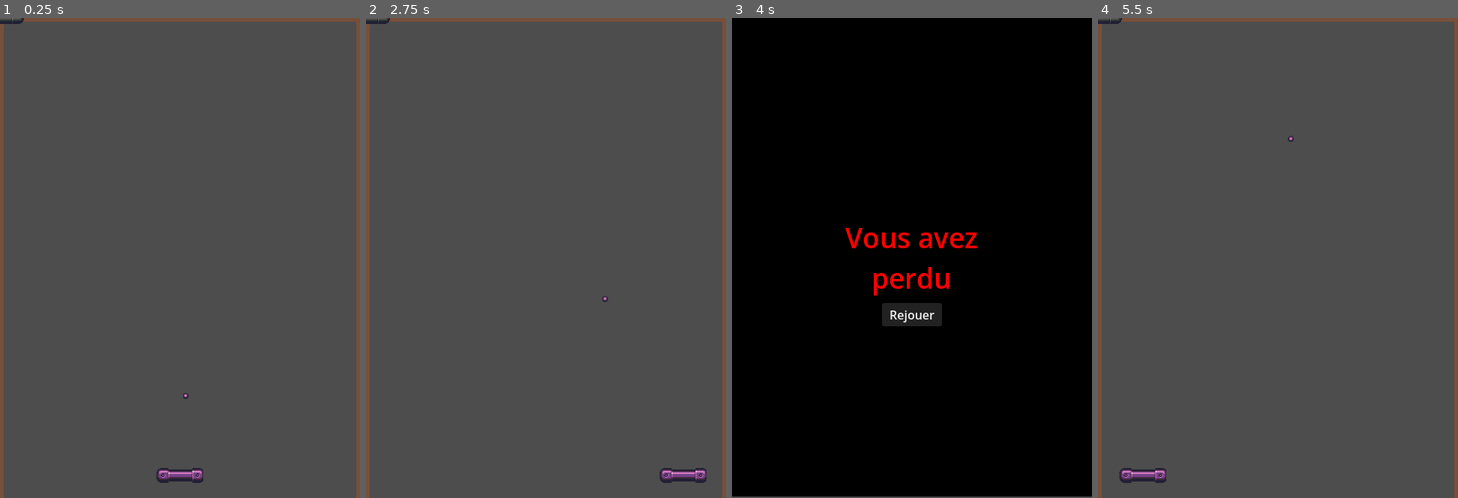
Above: before the commit, frames 1-4 (left to right).
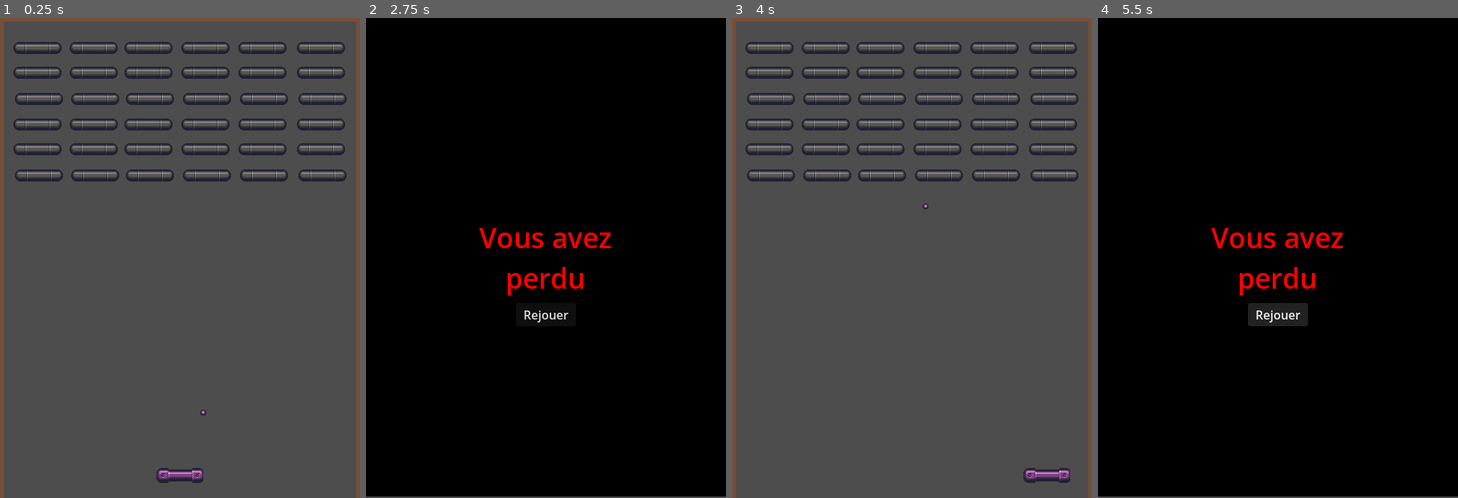
Above: after the commit, the same moments.

Repository: Bob-the-great-the-third/casse-brique
Game: Godot game, scene res://main.tscn
The game is run twice, just before and just after one commit, with the same random seed, the same clock (stepped at 60 frames per second) and the same inputs.
Inputs (mouse positions are in pixels of both pictures, inside the frame that each line leads up to):
- Up to frame 1 (0.25 s): no input
- Up to frame 2 (2.75 s): tap Enter at 0.5 s; hold Right (p1_right) 0.53-1.28 s; hold Left (p1_left) 1.28-2.03 s; hold Right (p1_right) from 2.03 s (still down)
- Up to frame 3 (4 s): release Right (p1_right) at 2.75 s; click (912, 315) at 2.75 s, where only the run after the commit has a clickable "Rejouer"; tap Space at 3.5 s; hold Right (p1_right) from 3.53 s (still down)
- Up to frame 4 (5.5 s): release Right (p1_right) at 4.25 s; click (1278, 315) at 4.25 s, where only the run before the commit has a clickable "Rejouer"; hold Left (p1_left) from 5.03 s (still down)

The runs differ from the first frame. In frame 1, 8.3% of the frame differs, in the area x 0-97%, y 0-83%; in frame 2, 100%, in the area x 0-100%, y 0-100%; in frame 3, 100%; in frame 4, 100%.

Commit message:
finished!

Diff:
--- a/balle/balle.gd
+++ b/balle/balle.gd
@@ -2,7 +2,7 @@
 
 # Called when the node enters the scene tree for the first time.
 func _ready():
-	linear_velocity = Vector2(randi() % 100 -50, 400)
+	linear_velocity = Vector2(randi() % 300 -50, 300)
 
 # Called every frame. 'delta' is the elapsed time since the previous frame.
 func _process(delta: float) -> void:
--- /dev/null
+++ b/brick/brick.gd
@@ -0,0 +1,19 @@
+extends StaticBody2D
+
+@onready var area = $Area2D
+signal brique_detruite
+
+# Called when the node enters the scene tree for the first time.
+func _ready() -> void:
+	add_to_group("brick")
+	area.body_entered.connect(_on_body_entered)
+
+
+# Called every frame. 'delta' is the elapsed time since the previous frame.
+func _process(delta: float) -> void:
+	pass
+
+func _on_body_entered(body: Node) -> void:
+	if body.is_in_group("balle"):
+		brique_detruite.emit()
+		queue_free()
--- a/brick/brick.tscn
+++ b/brick/brick.tscn
@@ -1,12 +1,33 @@
 [gd_scene format=3 uid="uid://dp1yqb0k7uo6p"]
 
 [ext_resource type="Texture2D" uid="uid://2thwofxduu8" path="res://breakout_pieces.png" id="1_1bmya"]
+[ext_resource type="Script" uid="uid://bcdjlro3dryqm" path="res://brick/brick.gd" id="1_84gwy"]
+
+[sub_resource type="PhysicsMaterial" id="PhysicsMaterial_84gwy"]
+friction = 0.0
+bounce = 1.0
 
 [sub_resource type="AtlasTexture" id="AtlasTexture_x8p52"]
 atlas = ExtResource("1_1bmya")
 region = Rect2(116, 112, 64, 16)
 
+[sub_resource type="RectangleShape2D" id="RectangleShape2D_x8p52"]
+size = Vector2(64, 16)
+
+[sub_resource type="RectangleShape2D" id="RectangleShape2D_pnbb7"]
+size = Vector2(64, 16)
+
 [node name="brick" type="StaticBody2D" unique_id=2045129821]
+physics_material_override = SubResource("PhysicsMaterial_84gwy")
+script = ExtResource("1_84gwy")
 
 [node name="Sprite2D" type="Sprite2D" parent="." unique_id=1412354582]
 texture = SubResource("AtlasTexture_x8p52")
+
+[node name="Area2D" type="Area2D" parent="." unique_id=1152832096]
+
+[node name="CollisionShape2D" type="CollisionShape2D" parent="Area2D" unique_id=737001557]
+shape = SubResource("RectangleShape2D_x8p52")
+
+[node name="CollisionShape2D" type="CollisionShape2D" parent="." unique_id=1138482431]
+shape = SubResource("RectangleShape2D_pnbb7")
--- /dev/null
+++ b/bricks.gd
@@ -0,0 +1,21 @@
+extends Node2D
+
+var briques_restantes = 0
+
+# Called when the node enters the scene tree for the first time.
+func _ready() -> void:
+	var briques = get_tree().get_nodes_in_group("brick")
+	briques_restantes = briques.size()
+	print("Nombre de briques trouvées : ", briques_restantes)
+	for b in briques:
+		b.brique_detruite.connect(_on_brique_detruite)
+
+func _on_brique_detruite() -> void:
+	print("triggered -> ", briques_restantes)
+	briques_restantes -= 1
+	if briques_restantes <= 0:
+		get_tree().change_scene_to_file("res://victoire.tscn")
+
+# Called every frame. 'delta' is the elapsed time since the previous frame.
+func _process(delta: float) -> void:
+	pass
--- a/main.tscn
+++ b/main.tscn
@@ -4,14 +4,11 @@
 [ext_resource type="PackedScene" uid="uid://cvg0qcecynpjf" path="res://balle/balle.tscn" id="2_0xm2m"]
 [ext_resource type="PackedScene" uid="uid://cwot1rhp0g035" path="res://murs/murs.tscn" id="3_h2yge"]
 [ext_resource type="Script" uid="uid://c8v84hobhwde8" path="res://fosse.gd" id="4_1bvp3"]
-[ext_resource type="Texture2D" uid="uid://2thwofxduu8" path="res://breakout_pieces.png" id="5_lquwl"]
+[ext_resource type="Script" uid="uid://c3jsynupa26gt" path="res://bricks.gd" id="5_7mycd"]
+[ext_resource type="PackedScene" uid="uid://dp1yqb0k7uo6p" path="res://brick/brick.tscn" id="5_lquwl"]
 
 [sub_resource type="RectangleShape2D" id="RectangleShape2D_x8p52"]
 size = Vector2(480, 20)
-
-[sub_resource type="AtlasTexture" id="AtlasTexture_x8p52"]
-atlas = ExtResource("5_lquwl")
-region = Rect2(116, 112, 64, 16)
 
 [node name="Node2D" type="Node2D" unique_id=1596008472]
 
@@ -20,6 +17,7 @@
 
 [node name="balle" parent="." unique_id=1963650125 instance=ExtResource("2_0xm2m")]
 position = Vector2(240, 600)
+linear_damp_mode = 1
 
 [node name="murs" parent="." unique_id=1351542463 instance=ExtResource("3_h2yge")]
 
@@ -30,7 +28,128 @@
 [node name="CollisionShape2D" type="CollisionShape2D" parent="fosse" unique_id=590399355]
 shape = SubResource("RectangleShape2D_x8p52")
 
-[node name="brick" type="StaticBody2D" parent="." unique_id=948338691]
+[node name="bricks" type="Node2D" parent="." unique_id=1028019599]
+script = ExtResource("5_7mycd")
 
-[node name="Sprite2D" type="Sprite2D" parent="brick" unique_id=1105752985]
-texture = SubResource("AtlasTexture_x8p52")
+[node name="brick" parent="bricks" unique_id=2045129821 instance=ExtResource("5_lquwl")]
+position = Vector2(50, 40)
+
+[node name="brick2" parent="bricks" unique_id=1433526184 instance=ExtResource("5_lquwl")]
+position = Vector2(125, 40)
+
+[node name="brick3" parent="bricks" unique_id=149114810 instance=ExtResource("5_lquwl")]
+position = Vector2(198, 40)
+
+[node name="brick4" parent="bricks" unique_id=1974124159 instance=ExtResource("5_lquwl")]
+position = Vector2(274, 40)
+
+[node name="brick5" parent="bricks" unique_id=1622378686 instance=ExtResource("5_lquwl")]
+position = Vector2(350, 40)
+
+[node name="brick6" parent="bricks" unique_id=1774839914 instance=ExtResource("5_lquwl")]
+position = Vector2(428, 40)
+
+[node name="brick8" parent="bricks" unique_id=1544200421 instance=ExtResource("5_lquwl")]
+position = Vector2(50, 73)
+
+[node name="brick9" parent="bricks" unique_id=1348334370 instance=ExtResource("5_lquwl")]
+position = Vector2(50, 73)
+
+[node name="brick10" parent="bricks" unique_id=2105824214 instance=ExtResource("5_lquwl")]
+position = Vector2(125, 73)
+
+[node name="brick11" parent="bricks" unique_id=1472499166 instance=ExtResource("5_lquwl")]
+position = Vector2(198, 73)
+
+[node name="brick12" parent="bricks" unique_id=337834343 instance=ExtResource("5_lquwl")]
+position = Vector2(274, 73)
+
+[node name="brick13" parent="bricks" unique_id=1155043702 instance=ExtResource("5_lquwl")]
+position = Vector2(350, 73)
+
+[node name="brick14" parent="bricks" unique_id=1009099488 instance=ExtResource("5_lquwl")]
+position = Vector2(428, 73)
+
+[node name="brick15" parent="bricks" unique_id=1308296393 instance=ExtResource("5_lquwl")]
+position = Vector2(52, 108)
+
+[node name="brick16" parent="bricks" unique_id=1441786372 instance=ExtResource("5_lquwl")]
+position = Vector2(52, 108)
+
+[node name="brick17" parent="bricks" unique_id=1792018991 instance=ExtResource("5_lquwl")]
+position = Vector2(127, 108)
+
+[node name="brick18" parent="bricks" unique_id=482823415 instance=ExtResource("5_lquwl")]
+position = Vector2(200, 108)
+
+[node name="brick19" parent="bricks" unique_id=2022339349 instance=ExtResource("5_lquwl")]
+position = Vector2(276, 108)
+
+[node name="brick20" parent="bricks" unique_id=1638802328 instance=ExtResource("5_lquwl")]
+position = Vector2(352, 108)
+
+[node name="brick21" parent="bricks" unique_id=783563452 instance=ExtResource("5_lquwl")]
+position = Vector2(430, 108)
+
+[node name="brick22" parent="bricks" unique_id=959000883 instance=ExtResource("5_lquwl")]
+position = Vector2(50, 142)
+
+[node name="brick23" parent="bricks" unique_id=1548086141 instance=ExtResource("5_lquwl")]
+position = Vector2(50, 142)
+
+[node name="brick24" parent="bricks" unique_id=511838162 instance=ExtResource("5_lquwl")]
+position = Vector2(125, 142)
+
+[node name="brick25" parent="bricks" unique_id=999373298 instance=ExtResource("5_lquwl")]
+position = Vector2(198, 142)
+
+[node name="brick26" parent="bricks" unique_id=2085443157 instance=ExtResource("5_lquwl")]
+position = Vector2(274, 142)
+
+[node name="brick27" parent="bricks" unique_id=279148065 instance=ExtResource("5_lquwl")]
+position = Vector2(350, 142)
+
+[node name="brick28" parent="bricks" unique_id=960879928 instance=ExtResource("5_lquwl")]
+position = Vector2(428, 142)
+
+[node name="brick29" parent="bricks" unique_id=1383020111 instance=ExtResource("5_lquwl")]
+position = Vector2(50, 175)
+
+[node name="brick30" parent="bricks" unique_id=1008112066 instance=ExtResource("5_lquwl")]
+position = Vector2(50, 175)
+
+[node name="brick31" parent="bricks" unique_id=709072485 instance=ExtResource("5_lquwl")]
+position = Vector2(125, 175)
+
+[node name="brick32" parent="bricks" unique_id=785109152 instance=ExtResource("5_lquwl")]
+position = Vector2(198, 175)
+
+[node name="brick33" parent="bricks" unique_id=1335055785 instance=ExtResource("5_lquwl")]
+position = Vector2(274, 175)
+
+[node name="brick34" parent="bricks" unique_id=261541628 instance=ExtResource("5_lquwl")]
+position = Vector2(350, 175)
+
+[node name="brick35" parent="bricks" unique_id=721269866 instance=ExtResource("5_lquwl")]
+position = Vector2(428, 175)
+
+[node name="brick36" parent="bricks" unique_id=1953782994 instance=ExtResource("5_lquwl")]
+position = Vector2(52, 210)
+
+[node name="brick37" parent="bricks" unique_id=420555629 instance=ExtResource("5_lquwl")]
+position = Vector2(52, 210)
+
+[node name="brick38" parent="bricks" unique_id=1382804020 instance=ExtResource("5_lquwl")]
+position = Vector2(127, 210)
+
+[node name="brick39" parent="bricks" unique_id=106801841 instance=ExtResource("5_lquwl")]
+position = Vector2(200, 210)
+
+[node name="brick40" parent="bricks" unique_id=1363381736 instance=ExtResource("5_lquwl")]
+position = Vector2(276, 210)
+
+[node name="brick41" parent="bricks" unique_id=1598992330 instance=ExtResource("5_lquwl")]
+position = Vector2(352, 210)
+
+[node name="brick42" parent="bricks" unique_id=956994813 instance=ExtResource("5_lquwl")]
+position = Vector2(430, 210)
--- /dev/null
+++ b/victoire.tscn
@@ -0,0 +1,30 @@
+[gd_scene format=3 uid="uid://cqcs6xyavtrbl"]
+
+[ext_resource type="Script" uid="uid://cksjhi0l3qua" path="res://button.gd" id="1_jcfhk"]
+
+[node name="Gagné" type="Node2D" unique_id=915985008]
+
+[node name="ColorRect" type="ColorRect" parent="." unique_id=744188910]
+offset_top = -2.0
+offset_right = 480.0
+offset_bottom = 638.0
+color = Color(0, 0, 0, 1)
+
+[node name="Node2D" type="Node2D" parent="." unique_id=819606953]
+
+[node name="victoire" type="Label" parent="Node2D" unique_id=945699077]
+offset_right = 480.0
+offset_bottom = 640.0
+theme_override_colors/font_color = Color(0, 1, 0, 1)
+theme_override_font_sizes/font_size = 37
+text = "Victoire"
+horizontal_alignment = 1
+vertical_alignment = 1
+
+[node name="Button" type="Button" parent="Node2D" unique_id=1060131174]
+offset_left = 200.0
+offset_top = 380.0
+offset_right = 280.0
+offset_bottom = 410.0
+text = "Rejouer"
+script = ExtResource("1_jcfhk")
Not shown, added: brick/brick.gd.uid
Not shown, added: bricks.gd.uid
